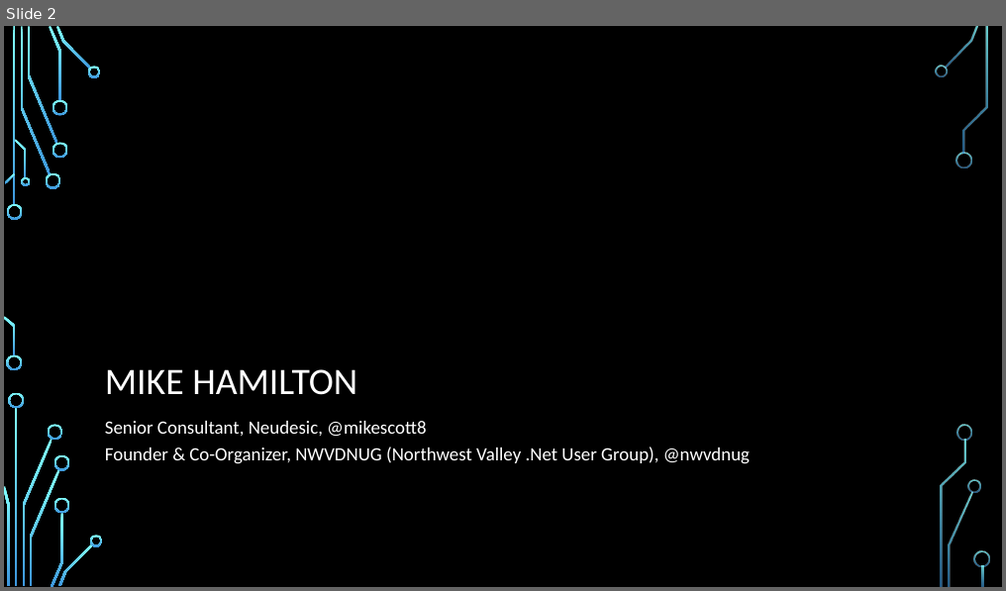
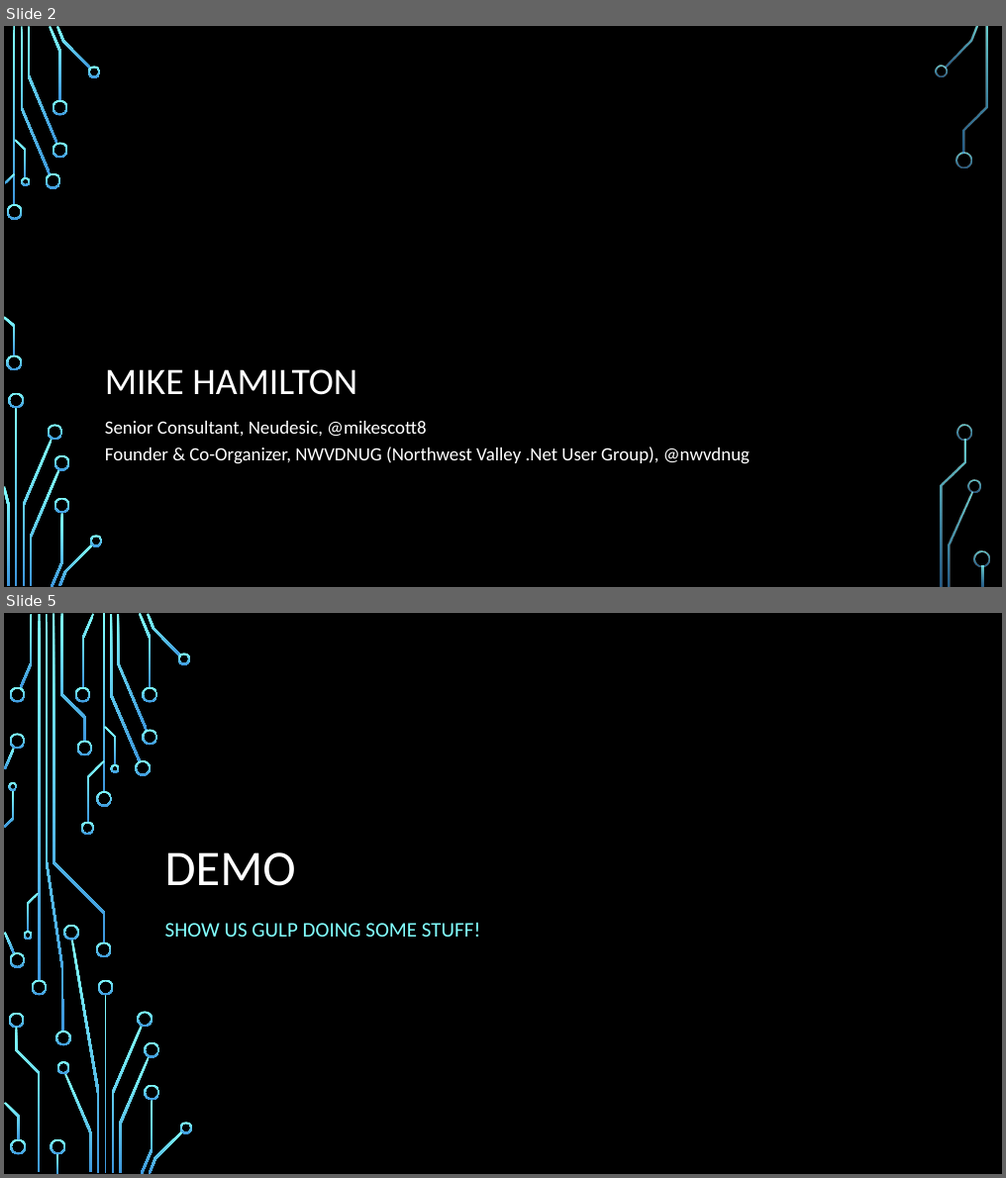
Before and after one commit to mikescott8/DCC2016-10, a slide deck: Presentation/Desert Code Camp 2016 - Gulp.pptx. Shown one above the other, each under a label of ours: slide 2 before the commit, slides 2 and 5 after it; the slides between them are not shown. The pictures are 1006x591 and 1006x1178 pixels, drawn with LibreOffice and Linux fonts; fonts in the diff are those of the drawing; background and template pictures are left out. Boxes give left, top, right and bottom in pixels: in the first picture for what was removed or moved away, otherwise in the second. Text is boxed around its words. In the diff, an @@ line names an element or a change of style, - is before the commit and + after.

```diff
--- a/Presentation/Desert Code Camp 2016 - Gulp.pptx
+++ b/Presentation/Desert Code Camp 2016 - Gulp.pptx
@@ slide 5 added at (4,613,1002,1174), background picture (left out) @@
@@ title added at (165,853,296,886), 48 pt, text #FFFFFF @@
+DEMO
@@ subtitle added at (165,922,480,937), 20 pt, text #82FFFF @@
+SHOW US GULP DOING SOME STUFF!
@@ group added at (4,613,193,1174): 50 freeform shapes, 4 rectangles @@
```
Also in this commit, not shown: 1 slide changed, 1 other slide added.
